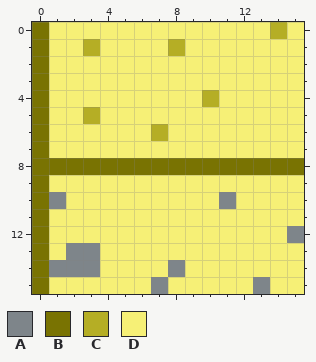
Pixel-art sprite: Assets/Sprites/Exported/Tilesets/Terrain/Sand/sand01-outline-bottom-left.png. This is how it looked before the edit.
The file is 160x160 pixels, drawn in blocks of 10x10; one block is one cell here.
Palette (. is transparent): A #7e858a  B #797302  C #b5ae25  D #f6f076
Pixels before, first column x 0:
 0 BDDDDDDDDDDDDDCD
 1 BDDCDDDDCDDDDDDD
 2 BDDDDDDDDDDDDDDD
 3 BDDDDDDDDDDDDDDD
 4 BDDDDDDDDDCDDDDD
 5 BDDCDDDDDDDDDDDD
 6 BDDDDDDCDDDDDDDD
 7 BDDDDDDDDDDDDDDD
 8 BBBBBBBBBBBBBBBB
 9 BDDDDDDDDDDDDDDD
10 BADDDDDDDDDADDDD
11 BDDDDDDDDDDDDDDD
12 BDDDDDDDDDDDDDDA
13 BDAADDDDDDDDDDDD
14 BAAADDDDADDDDDDD
15 BDDDDDDADDDDDADD
And afterwards:
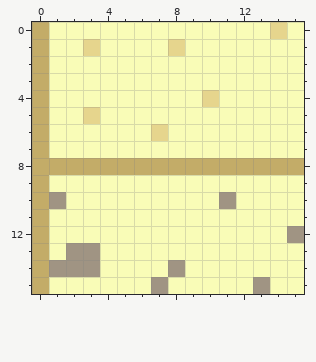
The edit:
colour A: #7e858a -> #a09483
colour B: #797302 -> #c3ac68
colour C: #b5ae25 -> #e6d58d
colour D: #f6f076 -> #f9fcb7
Pixel boxes of the changes (left, top, right, bottom) in both pictures:
changed: (32, 22, 304, 294)
